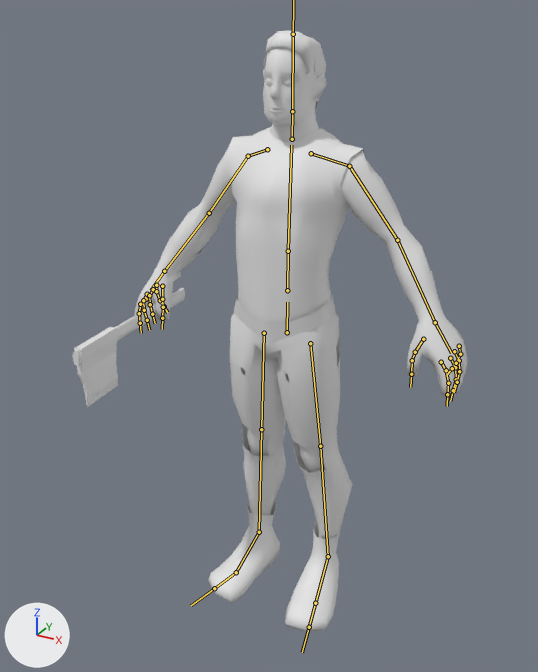
The FBX model Models Personatges/Models Fernando/civil.fbx: old version first, new version second.
One viewpoint serves both versions: a camera (50 mm lens) standing at (1.65, -3.2, 3.22) and looking at (-0.04, -0.13, 1.68). The axes (+X, +Y, +Z) are drawn at lower left. The lights are the same throughout. The bones that bend it are drawn over the model as lines.

Objects in the first picture: 'Chest.004'.
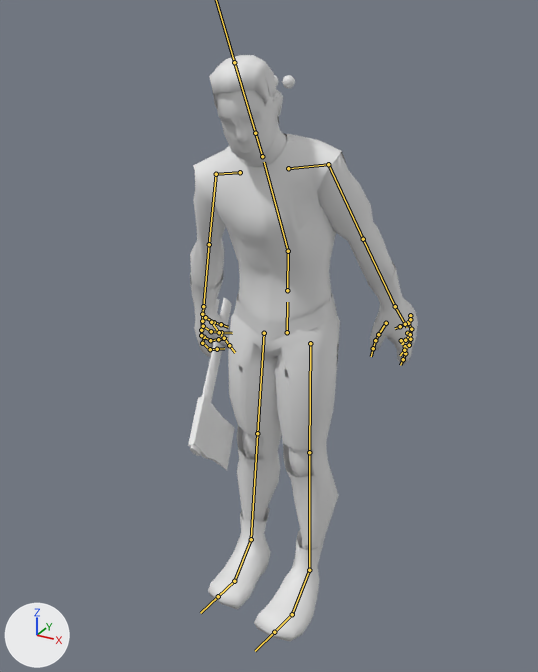
The newer file adds an action. The first version stands in its rest pose; the second is drawn at frame 47 of the action 'Armature|ArmatureAction.001'.

What differs and where, as boxes [x1, y1, x2, y2] in the pictures (538 x 672 px):
'Chest.004', posed (42% narrower): before [73, 30, 467, 631]; after [188, 55, 418, 642]
bone 'Torso', root to tip: before (288, 251) to (291, 145); after (288, 251) to (264, 162)
bone 'Arm_l', root to tip: before (349, 166) to (397, 240); after (328, 164) to (363, 239)
bone 'forearm_l', root to tip: before (397, 240) to (435, 322); after (363, 239) to (395, 306)
bone 'Arm_r', root to tip: before (248, 156) to (209, 213); after (216, 174) to (209, 244)
bone 'forearm_r', root to tip: before (209, 213) to (164, 271); after (209, 244) to (203, 306)
bone 'index2_r', root to tip: before (140, 304) to (139, 313); after (202, 343) to (210, 349)
bone 'index3_r', root to tip: before (139, 313) to (140, 323); after (210, 349) to (217, 349)
bone 'middle2_l.001', root to tip: before (143, 300) to (144, 310); after (201, 335) to (210, 340)
bone 'middle3_r', root to tip: before (144, 310) to (147, 320); after (210, 340) to (218, 339)
bone 'ring2_l.001', root to tip: before (149, 295) to (150, 304); after (203, 326) to (211, 331)
bone 'ring3_l.001', root to tip: before (150, 304) to (152, 314); after (211, 331) to (221, 332)
bone 'pinky2_l.001', root to tip: before (156, 291) to (160, 300); after (205, 317) to (214, 322)
bone 'Leg_l', root to tip: before (310, 343) to (320, 446); after (310, 343) to (309, 452)
bone 'Knee_l', root to tip: before (320, 446) to (328, 556); after (309, 452) to (309, 570)
bone 'Foot_l', root to tip: before (328, 556) to (315, 603); after (309, 570) to (292, 614)
bone 'Toes_l', root to tip: before (315, 603) to (309, 627); after (292, 614) to (274, 632)
bone 'Leg_r', root to tip: before (264, 333) to (261, 429); after (264, 333) to (257, 433)
bone 'Knee_l.001', root to tip: before (261, 429) to (259, 532); after (257, 433) to (251, 539)
bone 'Foot_r', root to tip: before (259, 532) to (236, 572); after (251, 539) to (234, 581)

What the commit changed:
Bone 'Torso' (bone_torso) turns from (0, 0, 0) to (28, 12, 9) degrees about its own x, y and z.
Bone 'Arm_l' (bone_arm_l) turns from (0, 0, 0) to (-33, 44, -13) degrees about its own x, y and z.
Bone 'forearm_l' (bone_forearm_l) turns from (0, 0, 0) to (21, -47, -8) degrees about its own x, y and z.
Bone 'Arm_r' (bone_arm_r) turns from (0, 0, 0) to (2, -4, -21) degrees about its own x, y and z.
Bone 'forearm_r' (bone_forearm_r) turns from (0, 0, 0) to (-7, 3, -15) degrees about its own x, y and z.
Bone 'index2_r' (bone_index2_r) turns from (0, 0, 0) to (-1, 14, -28) degrees about its own x, y and z.
Bone 'index3_r' (bone_index3_r) turns from (0, 0, 0) to (1, 34, -71) degrees about its own x, y and z.
Bone 'middle2_l.001' (bone_middle2_l_001) turns from (0, 0, 0) to (-3, 18, -31) degrees about its own x, y and z.
Bone 'middle3_r' (bone_middle3_r) turns from (0, 0, 0) to (4, 28, -56) degrees about its own x, y and z.
Bone 'ring2_l.001' (bone_ring2_l_001) turns from (0, 0, 0) to (-6, 19, -29) degrees about its own x, y and z.
Bone 'ring3_l.001' (bone_ring3_l_001) turns from (0, 0, 0) to (13, 13, -27) degrees about its own x, y and z.
Bone 'pinky2_l.001' (bone_pinky2_l_001) turns from (0, 0, 0) to (-14, 8, -13) degrees about its own x, y and z.
Bone 'Leg_l' (bone_leg_l) turns from (0, 0, 0) to (-7, -2, 2) degrees about its own x, y and z.
Bone 'Knee_l' (bone_knee_l) turns from (0, 0, 0) to (2, 1, -1) degrees about its own x, y and z.
Bone 'Foot_l' (bone_foot_l) turns from (0, 0, 0) to (-5, 2, 1) degrees about its own x, y and z.
Bone 'Toes_l' (bone_toes_l) turns from (0, 0, 0) to (-4, -1, -16) degrees about its own x, y and z.
Bone 'Leg_r' (bone_leg_r) turns from (0, 0, 0) to (-4, 3, 0) degrees about its own x, y and z.
Bone 'Knee_l.001' (bone_knee_l_001) turns from (0, 0, 0) to (2, -4, 1) degrees about its own x, y and z.
Bone 'Foot_r' (bone_foot_r) turns from (0, 0, 0) to (-12, -6, -8) degrees about its own x, y and z.
